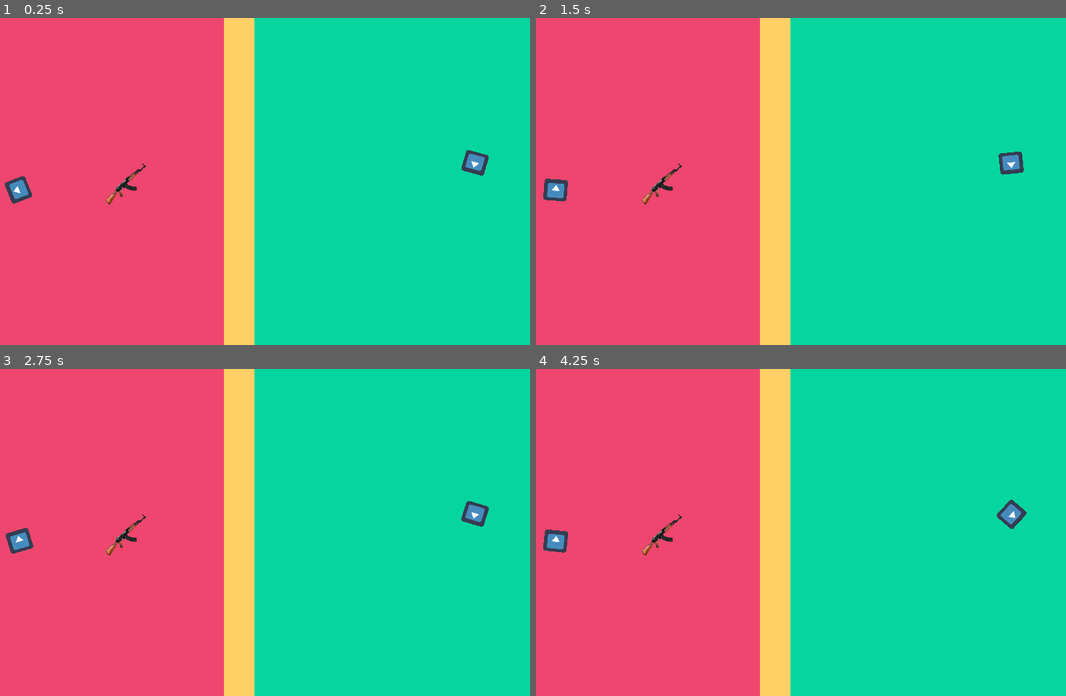
Above: before the commit, frames 1-4 (two rows, left to right).
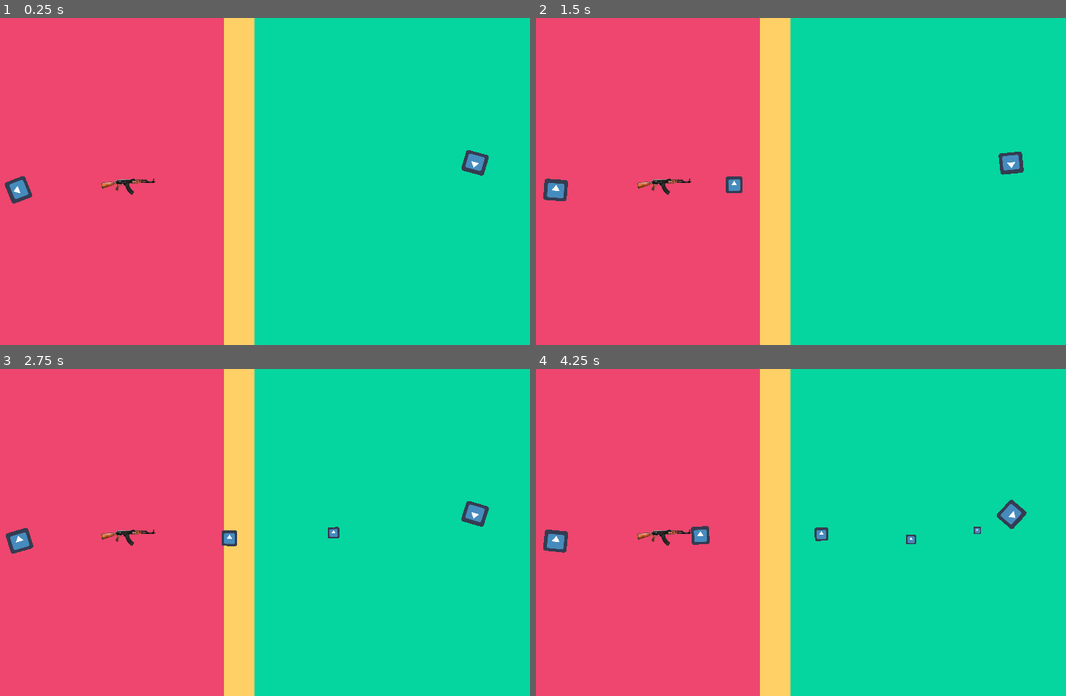
Above: after the commit, the same moments.

Repository: bitten-sweet-studio/paper-duel
Game: Godot game, scene res://scenes/arena_full.tscn
The game is run twice, just before and just after one commit, with the same random seed, the same clock (stepped at 60 frames per second) and the same inputs. The engine's default icon, where the game draws it, is replaced by a stand-in: a white triangle on a blue panel in a dark square.
Inputs (mouse positions are in pixels of both pictures, inside the frame that each line leads up to):
- Up to frame 1 (0.25 s): no input
- Up to frame 2 (1.5 s): tap Enter at 0.5 s; move the mouse to (901, 165) at 0.52 s; move the mouse to (657, 197) at 1.27 s
- Up to frame 3 (2.75 s): move the mouse to (296, 460) at 2.02 s
- Up to frame 4 (4.25 s): move the mouse to (748, 597) at 2.77 s; move the mouse to (949, 581) at 3.52 s

The runs differ from the first frame. In frame 1, 0.3% of the frame differs, in the area x 19-30%, y 44-58%; in frame 2, 0.4%; in frame 3, 0.5%; in frame 4, 0.7%, in the area x 19-84%, y 44-58%.

Commit message:
feat: Weapon is now shooting

Diff:
--- /dev/null
+++ b/game/scenes/bullet.tscn
@@ -0,0 +1,8 @@
+[gd_scene load_steps=3 format=2]
+
+[ext_resource path="res://util/textures/icon.png" type="Texture" id=1]
+[ext_resource path="res://scripts/bullet.gd" type="Script" id=2]
+
+[node name="Sprite" type="Sprite"]
+texture = ExtResource( 1 )
+script = ExtResource( 2 )
--- a/game/scenes/weapon.tscn
+++ b/game/scenes/weapon.tscn
@@ -1,13 +1,14 @@
-[gd_scene load_steps=3 format=2]
+[gd_scene load_steps=4 format=2]
 
 [ext_resource path="res://util/assets/weapon.png" type="Texture" id=1]
+[ext_resource path="res://scripts/weapon.gd" type="Script" id=2]
 
 [sub_resource type="CapsuleShape2D" id=1]
 radius = 25.0
 height = 132.0
 
 [node name="Area2D" type="Area2D"]
-rotation = -0.698132
+script = ExtResource( 2 )
 
 [node name="CollisionShape2D" type="CollisionShape2D" parent="."]
 rotation = 1.5708
@@ -16,3 +17,8 @@
 [node name="Weapon" type="Sprite" parent="."]
 position = Vector2( 10, 4 )
 texture = ExtResource( 1 )
+
+[node name="Timer" type="Timer" parent="."]
+autostart = true
+
+[connection signal="timeout" from="Timer" to="." method="_on_Timer_timeout"]
--- /dev/null
+++ b/game/scripts/bullet.gd
@@ -0,0 +1,24 @@
+extends Sprite
+
+var movement_direction
+var distance_per_frame
+var speed = 500
+var motion
+
+func _ready():
+	var direction = Vector2.RIGHT.rotated(deg2rad(rotation_degrees))
+	set_direction(direction.rotated(rand_range((-10/2)* 0.0174533, (10/2)*0.0174533)))
+
+func _physics_process(delta):
+	self.scale = self.scale * 0.995
+	if movement_direction:
+		move_bullet(delta)
+
+func move_bullet(_delta):
+	distance_per_frame = speed * _delta
+	motion = transform.x * distance_per_frame
+	position += motion
+
+func set_direction(_direction):
+	self.movement_direction = _direction
+	rotation = movement_direction.angle()
--- a/game/scripts/weapon.gd
+++ b/game/scripts/weapon.gd
@@ -1,5 +1,17 @@
 extends Node2D
 
+var bullet_scene = preload("res://scenes/bullet.tscn")
+onready var arena_full = get_tree().root.get_node("arena_full")
+var player
 
-func _on_Area2D_area_entered(area):
-	print("arma: colidiu")
+func _ready():
+	player = arena_full.get_node("player")
+
+func _on_Timer_timeout():
+	shoot_bullet()
+
+func shoot_bullet():
+	if get_parent() == arena_full:
+		add_child(bullet_scene.instance())
+	else:
+		get_parent().get_parent().add_child(bullet_scene.instance())
